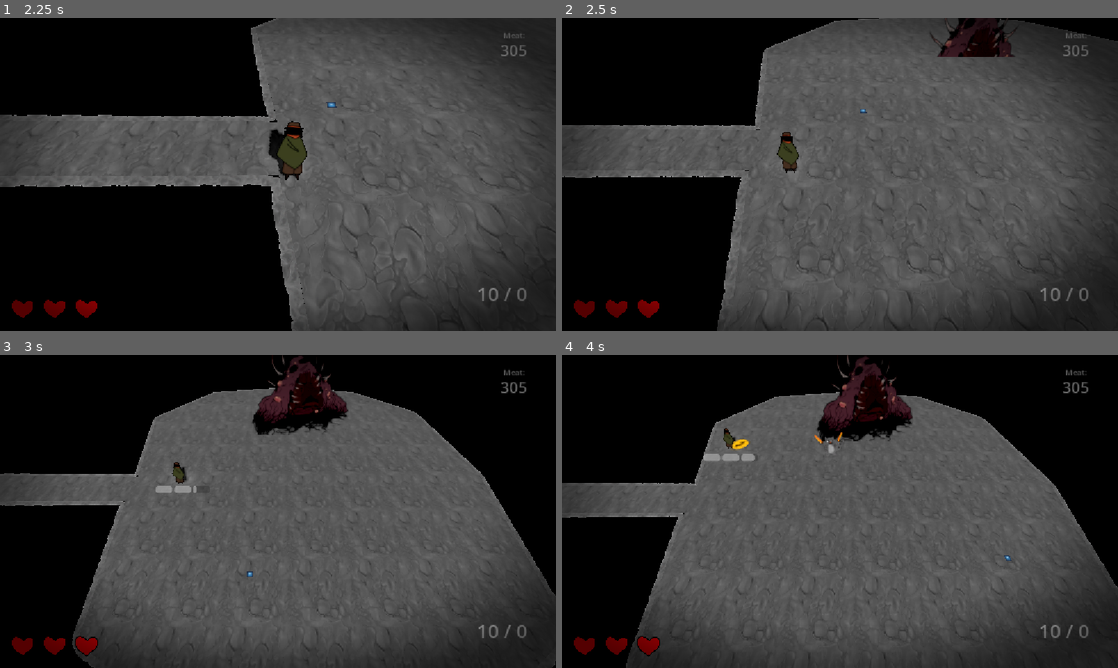
Above: before the commit, frames 1-4 (two rows, left to right).
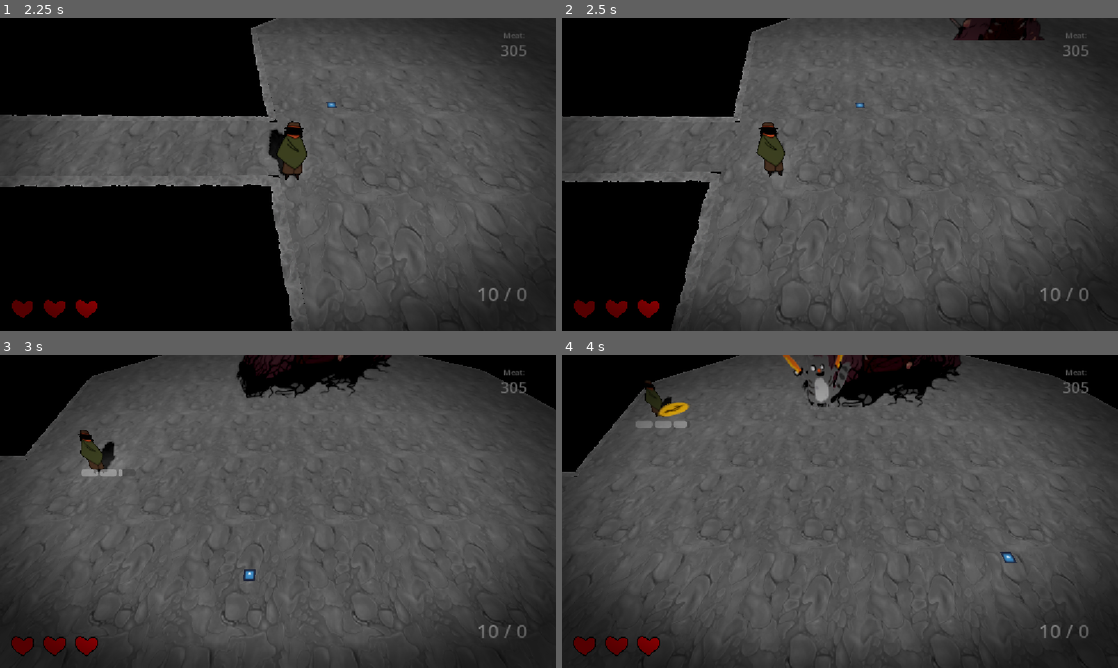
Above: after the commit, the same moments.

Repository: gmuGADIG/DEADSHOT
Game: Godot game, scene res://world/levels/mines/level_mines.tscn
The game is run twice, just before and just after one commit, with the same random seed, the same clock (stepped at 60 frames per second) and the same inputs. This scene is started directly instead of the project's main scene. The engine's default icon, where the game draws it, is replaced by a stand-in: a white triangle on a blue panel in a dark square. Sound files missing from this copy of the repository are replaced by a short silence.
Inputs (mouse positions are in pixels of both pictures, inside the frame that each line leads up to):
- Up to frame 1 (2.25 s): move the mouse to (400, 158) at 0.52 s; press the mouse at (400, 158) at 0.53 s; hold D (move_right) 0.53-1.28 s; move the mouse to (166, 190) at 1.27 s; release the mouse at (166, 190) at 1.28 s; hold S (move_down) 1.28-2.03 s; tap E (interact) at 1.35 s; move the mouse to (333, 105) at 2.02 s; hold D (move_right) from 2.03 s (still down); hold Shift (quick_purchase) from 2.03 s (still down)
- Up to frame 2 (2.5 s): keep holding D (move_right); keep holding Shift (quick_purchase)
- Up to frame 3 (3 s): move the mouse to (250, 574) at 2.77 s; release D (move_right) at 2.78 s; release Shift (quick_purchase) at 2.78 s; hold W (move_up) from 2.78 s (still down); tap Space (roll) at 2.85 s
- Up to frame 4 (4 s): move the mouse to (1006, 558) at 3.52 s; release W (move_up) at 3.53 s; hold A (move_left) from 3.53 s (still down); hold Right mouse button (whip) from 3.53 s (still down)

Frame 1 is identical in both runs. In frame 2, 10% of the frame differs, in the area x 0-100%, y 0-100%; in frame 3, 31%; in frame 4, 31%.

Commit message:
noah mines

Diff:
--- a/world/levels/mines/level_mines.tscn
+++ b/world/levels/mines/level_mines.tscn
@@ -120,8 +120,13 @@
 [node name="Player" parent="." index="6"]
 transform = Transform3D(1, 0, 0, 0, 1, 0, 0, 0, 1, 153.05162, 0, 16.690182)
 
+[node name="MainCam" parent="." index="8"]
+encounter_zoom = 1.0
+
 [node name="Encounter" parent="." index="10" instance=ExtResource("11_rkdtq")]
 transform = Transform3D(1, 0, 0, 0, 1, 0, 0, 0, 1, 32.306057, 1.5018328e-06, 9.638979)
+camera_zoom = null
+appear_delay = null
 
 [node name="EncounterShape" type="CollisionShape3D" parent="Encounter" index="1"]
 transform = Transform3D(1, 0, 0, 0, 1, 0, 0, 0, 1, -4.3894844, -9.536743e-07, -4.181016)
@@ -136,6 +141,8 @@
 
 [node name="Encounter2" parent="." index="11" instance=ExtResource("11_rkdtq")]
 transform = Transform3D(1, 0, 0, 0, 1, 0, 0, 0, 1, 69.2427, 0.5700009, 18.558805)
+camera_zoom = null
+appear_delay = null
 
 [node name="EncounterShape" type="CollisionShape3D" parent="Encounter2" index="1"]
 transform = Transform3D(1, 0, 0, 0, 1, 0, 0, 0, 1, 6.6441345, 0, 0.85392)
@@ -152,6 +159,8 @@
 
 [node name="Encounter3" parent="." index="12" instance=ExtResource("11_rkdtq")]
 transform = Transform3D(1, 0, 0, 0, 1, 0, 0, 0, 1, 77.78412, -9.628075e-07, 55.259235)
+camera_zoom = null
+appear_delay = null
 
 [node name="EncounterShape" type="CollisionShape3D" parent="Encounter3" index="1"]
 transform = Transform3D(1, 0, 0, 0, 1, 0, 0, 0, 1, -0.0822525, -3.8146973e-06, -0.0064735413)
@@ -164,7 +173,8 @@
 
 [node name="Encounter4" parent="." index="13" instance=ExtResource("11_rkdtq")]
 transform = Transform3D(1, 0, 0, 0, 1, 0, 0, 0, 1, 120.119026, -0.7348371, 16.806353)
-camera_zoom = 1.33
+camera_zoom = null
+appear_delay = null
 
 [node name="Boulder12" parent="Encounter4" index="0" instance=ExtResource("13_5qrk3")]
 transform = Transform3D(3.515, 0, 0, 0, 3.515, 0, 0, 0, 3.515, -5.8861465, 0.7273741, 0.86447716)
@@ -217,20 +227,23 @@
 
 [node name="Encounter5" parent="." index="14" instance=ExtResource("11_rkdtq")]
 transform = Transform3D(1, 0, 0, 0, 1, 0, 0, 0, 1, 112.90734, 7.6293945e-06, 36.54578)
+camera_zoom = null
+appear_delay = null
 
 [node name="EncounterShape" type="CollisionShape3D" parent="Encounter5" index="1"]
 transform = Transform3D(1, 0, 0, 0, 1, 0, 0, 0, 1, -1.3789063, 0, 0.9714203)
 shape = SubResource("BoxShape3D_8bdu7")
 
 [node name="Wilder" parent="Encounter5" index="2" instance=ExtResource("6_fb8xb")]
-transform = Transform3D(1, 0, 0, 0, 1, 0, 0, 0, 1, -7.59507, 0.7098131, 4.2124176)
+transform = Transform3D(1, 0, 0, 0, 1, 0, 0, 0, 1, -7.595, 0, 4.212)
 
 [node name="LonghornEnemy2" parent="Encounter5" index="3" instance=ExtResource("5_ci4pn")]
-transform = Transform3D(1, 0, 0, 0, 1, 0, 0, 0, 1, 4.2726364, 0.6260023, 0.09175491)
+transform = Transform3D(1, 0, 0, 0, 1, 0, 0, 0, 1, 4.273, 0, 0.092)
 
 [node name="Encounter6" parent="." index="15" instance=ExtResource("11_rkdtq")]
 transform = Transform3D(1, 0, 0, 0, 1, 0, 0, 0, 1, 177.89032, 7.6293945e-06, 17.756916)
-camera_zoom = 2.3
+camera_zoom = null
+appear_delay = null
 
 [node name="EncounterShape" type="CollisionShape3D" parent="Encounter6" index="1"]
 transform = Transform3D(1, 0, 0, 0, 1, 0, 0, 0, 1, 0.08177185, 0.1423645, -2.7622051)
Not shown: 1 places in audio/streams/wilder_death_sound.tscn that only renumber resources
Not shown: 1 places in world/levels/mines/level_mines.tscn that only renumber resources
